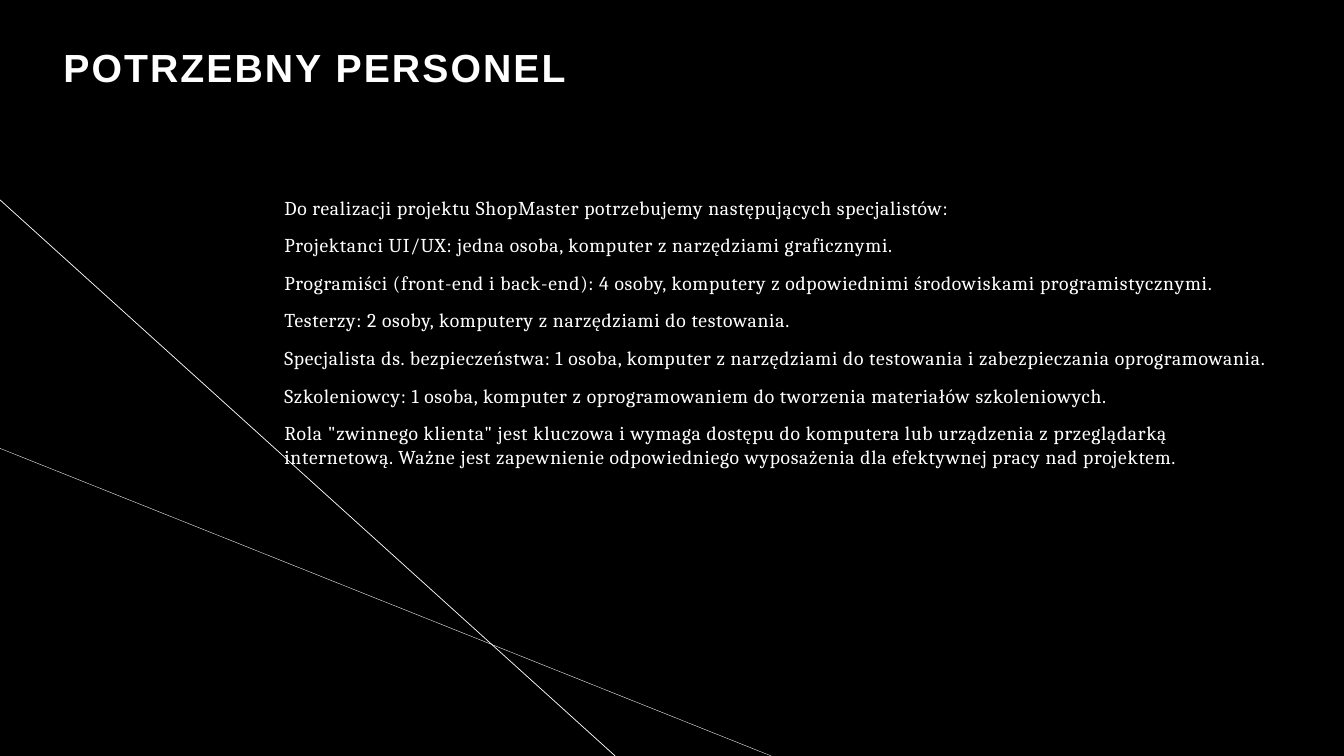
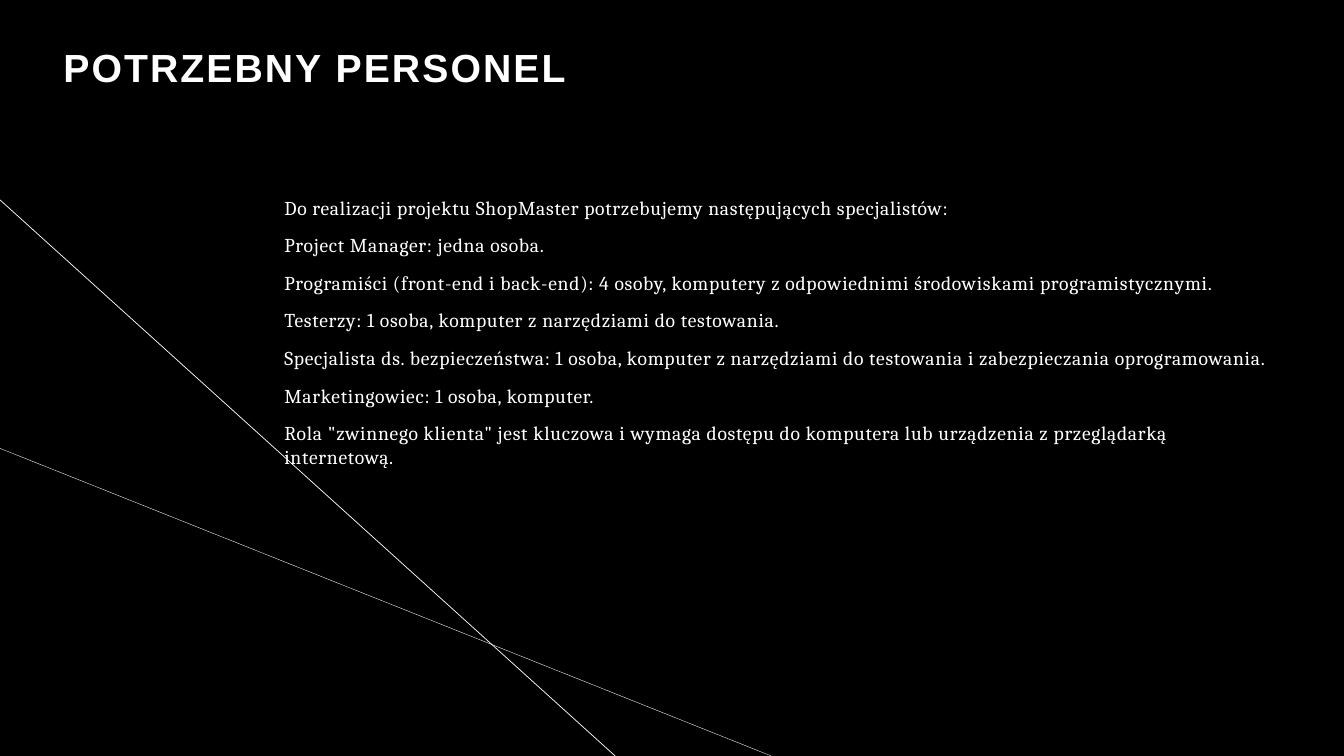
Before and after one commit to qbojj/projekt-IO, a slide deck: slide 11 of prezentacja io 1.pptx. Drawn at 1344x756 pixels with LibreOffice and Linux fonts; fonts in the diff are those of the drawing. Boxes give left, top, right and bottom in pixels: in the first picture for what was removed or moved away, otherwise in the second. Text is boxed around its words. In the diff, an @@ line names an element or a change of style, - is before the commit and + after.

```diff
--- a/prezentacja io 1.pptx
+++ b/prezentacja io 1.pptx
@@ text at (x1=284, y1=238, x2=544, y2=257): text changed @@
-Projektanci UI/UX: jedna osoba, komputer z narzędziami graficznymi.
+Project Manager: jedna osoba.
@@ text at (x1=284, y1=313, x2=779, y2=332): text changed @@
-Testerzy: 2 osoby, komputery z narzędziami do testowania.
+Testerzy: 1 osoba, komputer z narzędziami do testowania.
@@ text at (x1=284, y1=389, x2=1167, y2=469): text changed @@
-Szkoleniowcy: 1 osoba, komputer z oprogramowaniem do tworzenia materiałów szkoleniowych.
-Rola "zwinnego klienta" jest kluczowa i wymaga dostępu do komputera lub urządzenia z przeglądarką internetową. Ważne jest zapewnienie odpowiedniego wyposażenia dla efektywnej pracy nad projektem.
+Marketingowiec: 1 osoba, komputer.
+Rola "zwinnego klienta" jest kluczowa i wymaga dostępu do komputera lub urządzenia z przeglądarką internetową.
```
Also in this commit, not shown: 2 other slides changed, 1 slide added, 1 slide removed, 1 other file.
